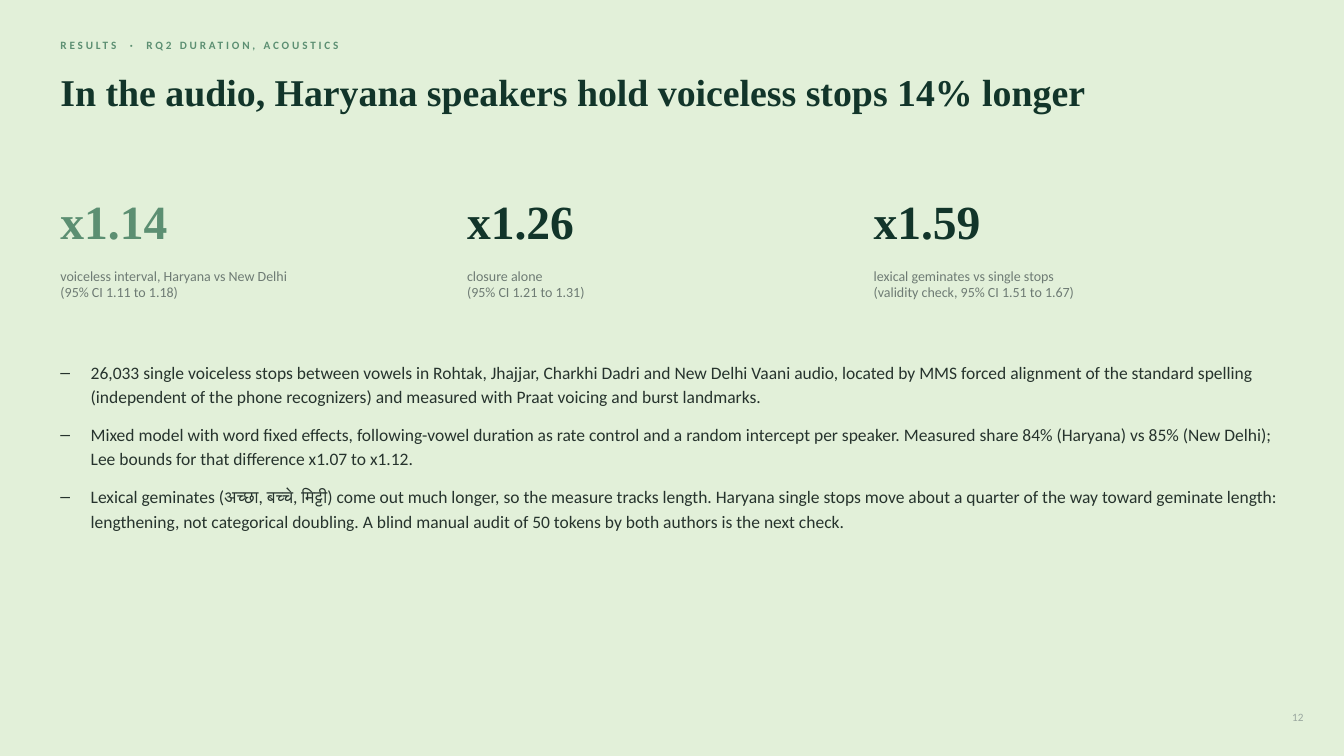
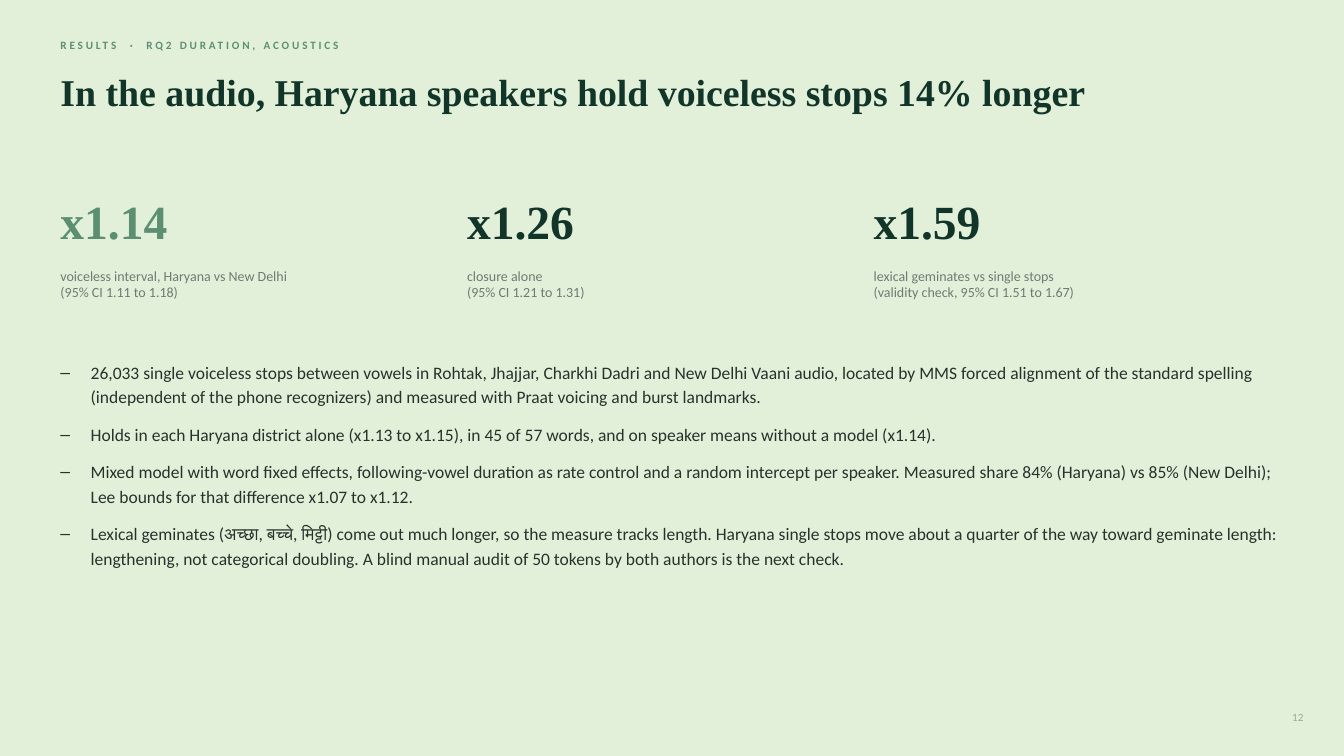
Before and after one commit to unignoramus11/sal-project, a slide deck: slide 12 of slides/mid/mid_evaluation.pptx. Drawn at 1344x756 pixels with LibreOffice and Linux fonts; fonts in the diff are those of the drawing. Boxes give left, top, right and bottom in pixels: in the first picture for what was removed or moved away, otherwise in the second. Text is boxed around its words. In the diff, an @@ line names an element or a change of style, - is before the commit and + after.

```diff
--- a/slides/mid/mid_evaluation.pptx
+++ b/slides/mid/mid_evaluation.pptx
@@ text at (91,428,936,444): paragraph added @@
+– Holds in each Haryana district alone (x1.13 to x1.15), in 45 of 57 words, and on speaker means without a model (x1.14).
```
Also in this commit, not shown: 1 other slide changed, 2 other files.
